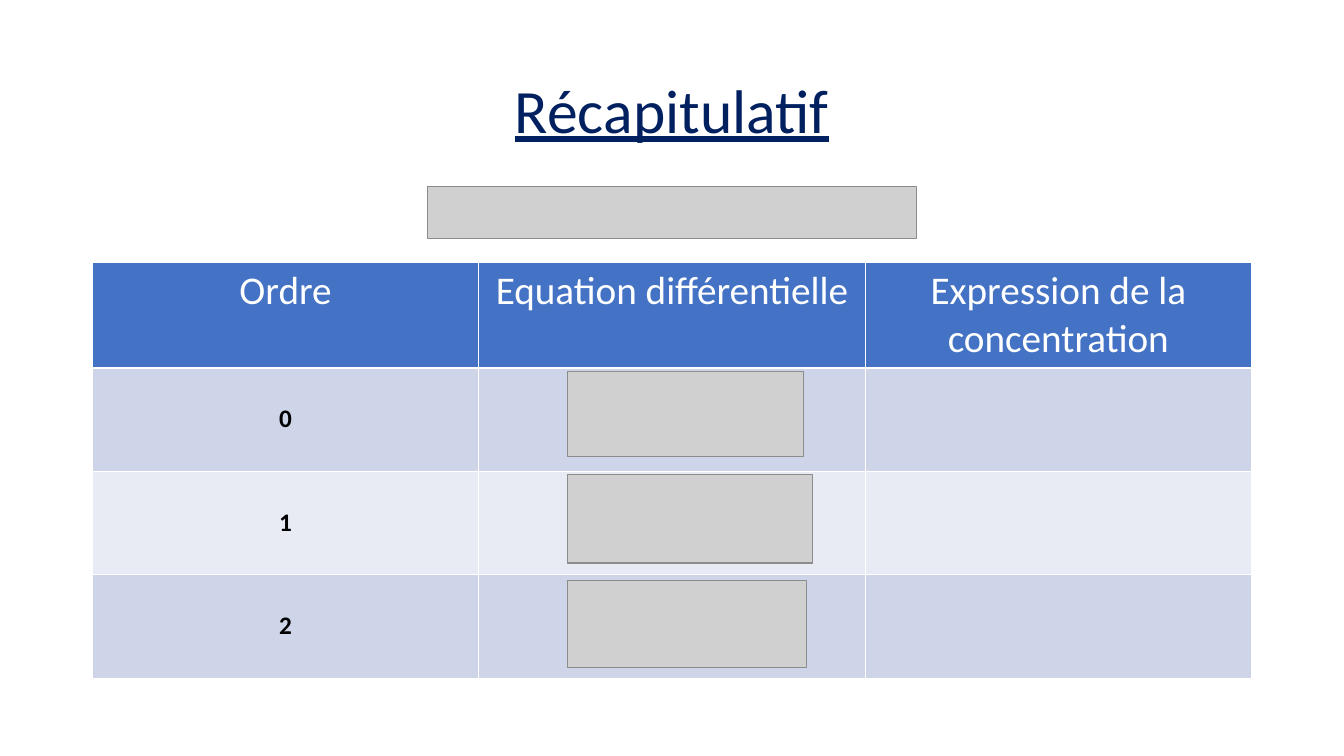
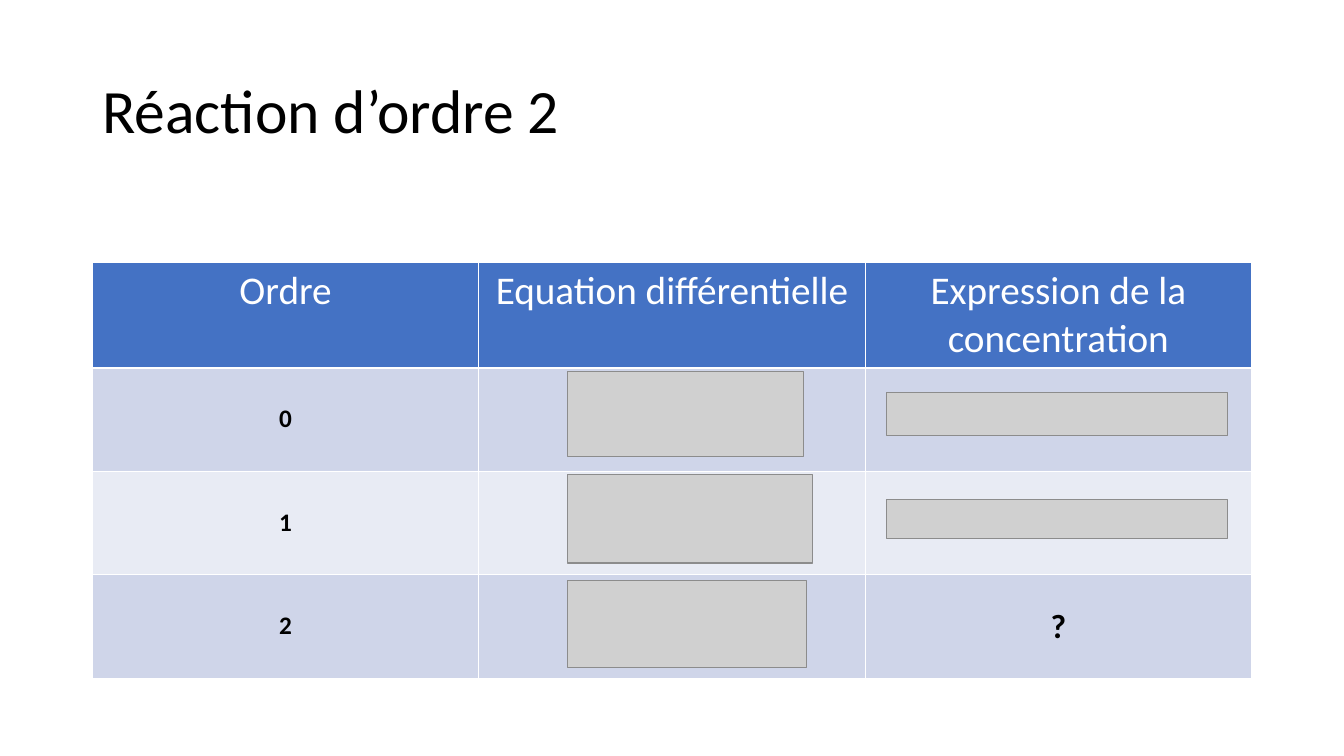
Before and after one commit to VBremaud/VBremaud.github.io, a slide deck: slide 6 of assets/pptx/LC21.pptx (slide 8 before the commit). Drawn at 1344x756 pixels with LibreOffice and Linux fonts; fonts in the diff are those of the drawing; grey boxes stand for pictures. Boxes give left, top, right and bottom in pixels: in the first picture for what was removed or moved away, otherwise in the second. Text is boxed around its words. In the diff, an @@ line names an element or a change of style, - is before the commit and + after.

```diff
--- a/assets/pptx/LC21.pptx
+++ b/assets/pptx/LC21.pptx
@@ title at [102, 90, 559, 134]: text changed; text colour #002060 to #000000 @@
-Récapitulatif
+Réaction d’ordre 2
@@ picture removed at [427, 187, 915, 239] @@
@@ table at [93, 262, 1251, 677] @@
-row 4, column 3: 
+row 4, column 3: ?
@@ picture added at [886, 392, 1227, 437] @@
@@ picture added at [887, 499, 1228, 538] @@
```
Also in this commit, not shown: 2 other slides changed, 1 slide added, 3 slides removed.
